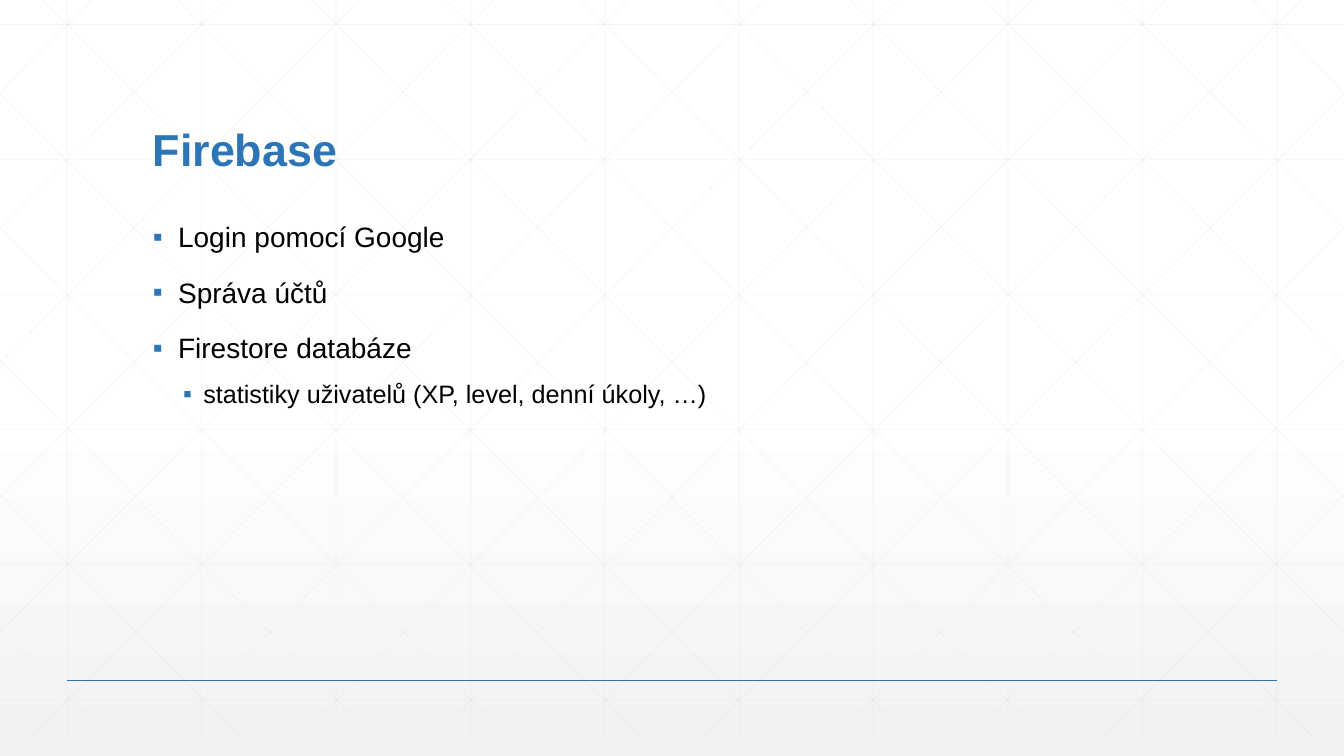
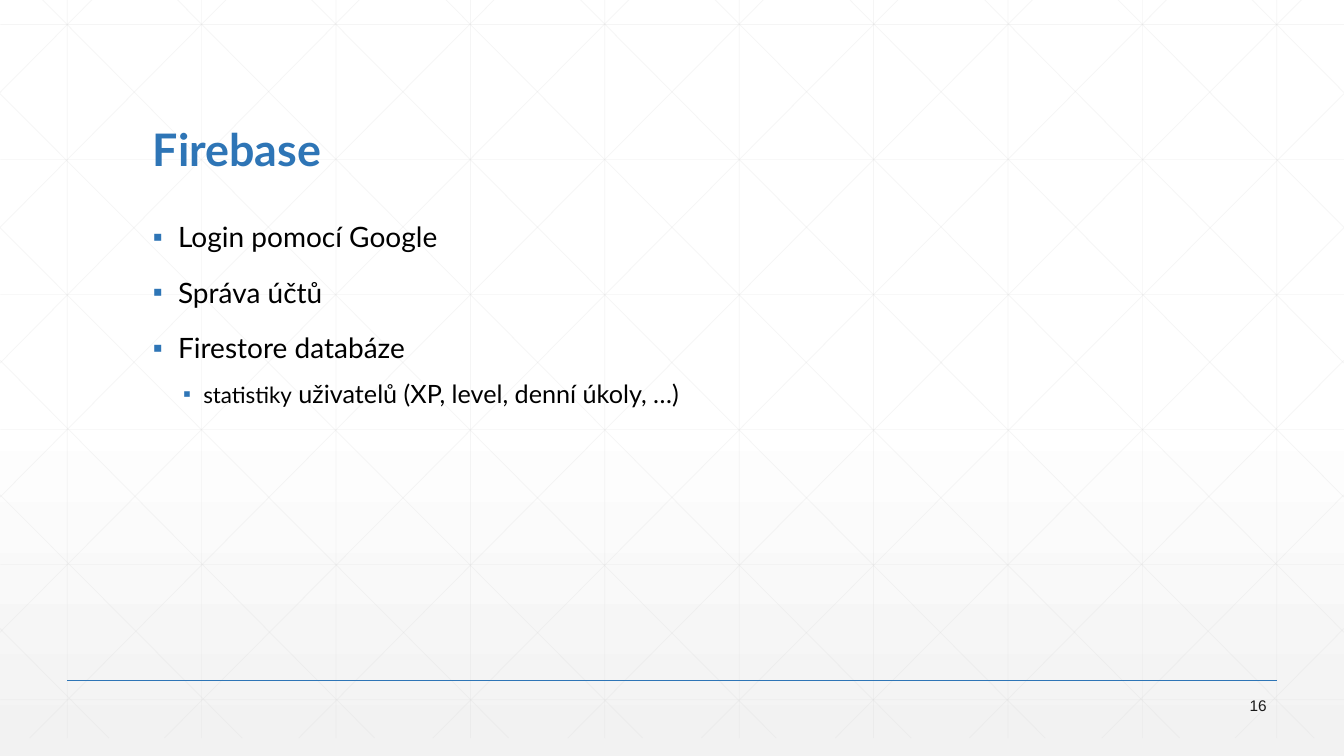
Before and after one commit to MetrKolben/MatKap, a slide deck: slide 16 of MatKap.pptx. Drawn at 1344x756 pixels with LibreOffice and Linux fonts; fonts in the diff are those of the drawing. Boxes give left, top, right and bottom in pixels: in the first picture for what was removed or moved away, otherwise in the second. Text is boxed around its words. In the diff, an @@ line names an element or a change of style, - is before the commit and + after.

```diff
--- a/MatKap.pptx
+++ b/MatKap.pptx
@@ title "Firebase" at (153, 132, 321, 167): font Arial to Lato @@
@@ text "Login pomocí Google" at (178, 226, 647, 407): font Arial to Lato; size 18 to 16 pt in "statistiky" @@
@@ page number added at (1250, 700, 1267, 711), 11 pt, text #1A1A1A @@
+16
```
Also in this commit, not shown: 18 other slides changed.
